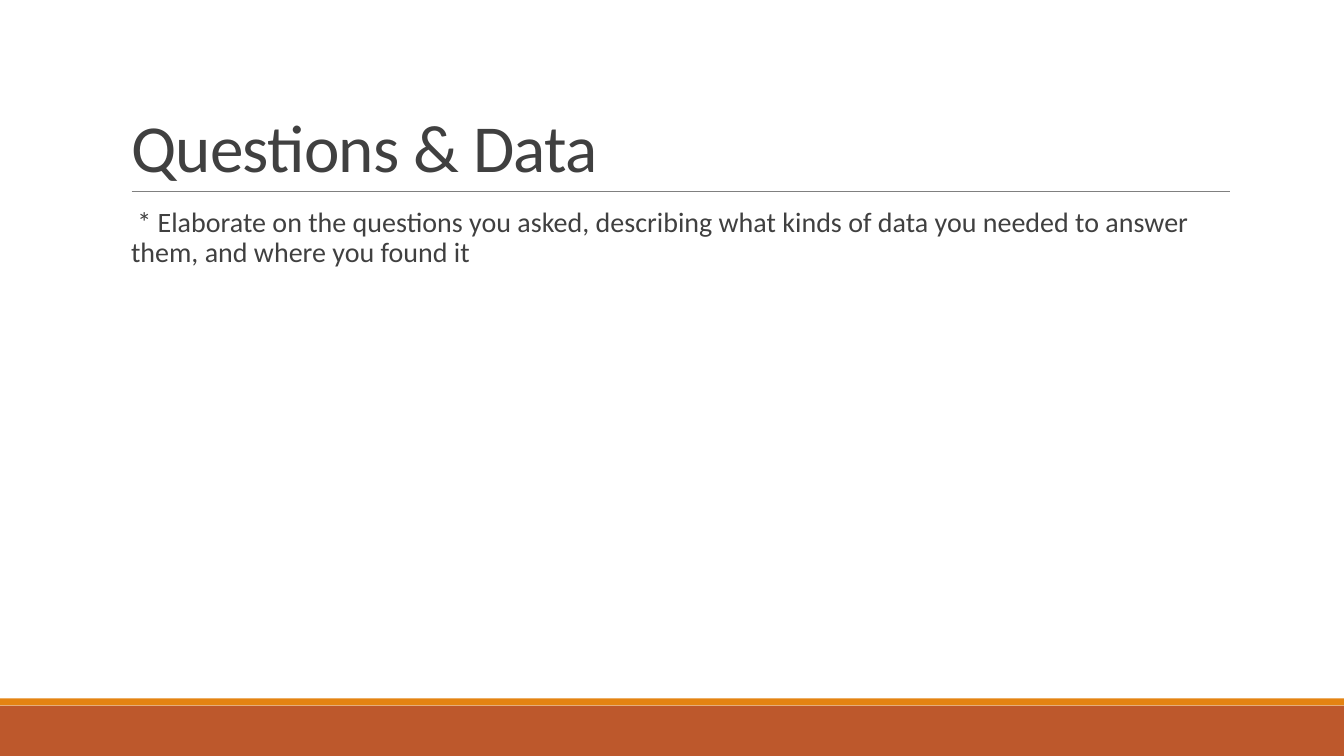
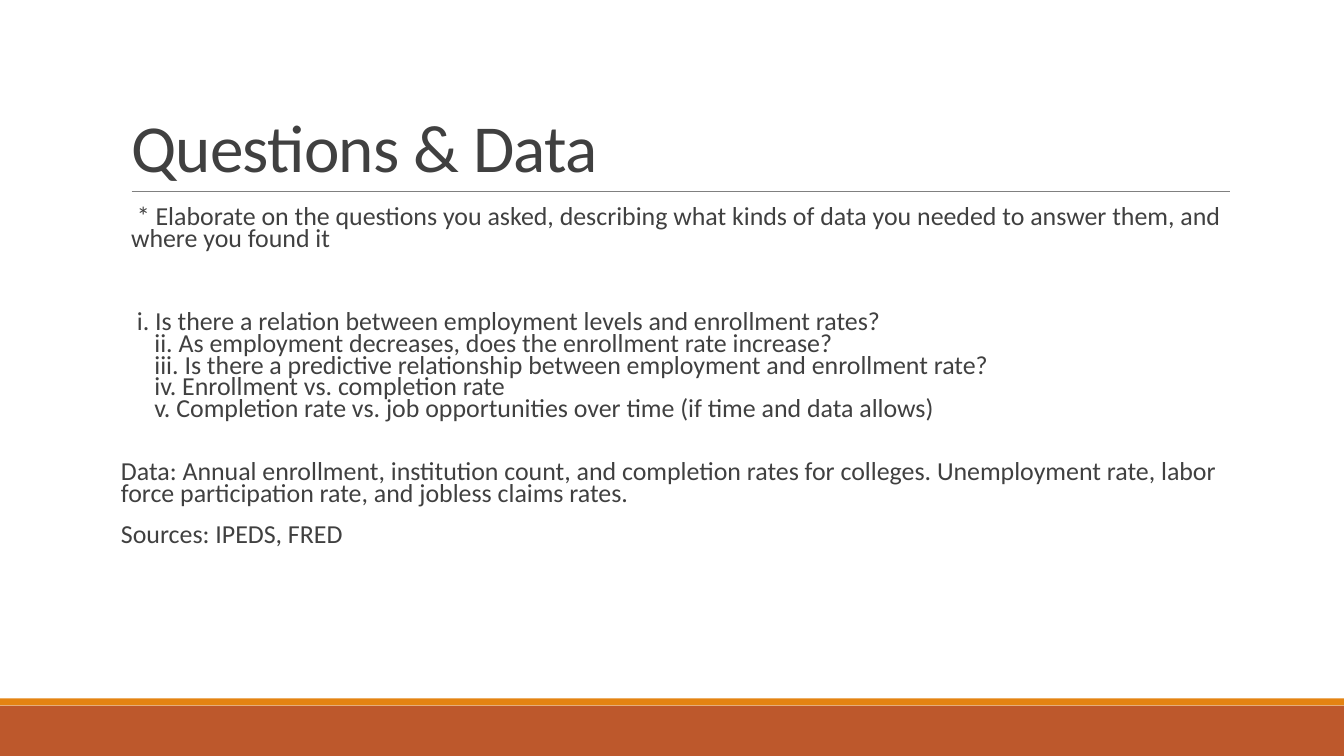
Before and after one commit to grahamb001/Project1, a slide deck: slide 3 of Project 1 Presentation Template.pptx. Drawn at 1344x756 pixels with LibreOffice and Linux fonts; fonts in the diff are those of the drawing. Boxes give left, top, right and bottom in pixels: in the first picture for what was removed or moved away, otherwise in the second. Text is boxed around its words. In the diff, an @@ line names an element or a change of style, - is before the commit and + after.

```diff
--- a/Project 1 Presentation Template.pptx
+++ b/Project 1 Presentation Template.pptx
@@ text at (131,207,1220,251): size 20 to 18.5 pt in "* Elaborate on the questions you asked, ..."; line spacing 0.9 to 0.7 @@
@@ text at (121,312,1216,546): paragraphs added @@
+  i. Is there a relation between employment levels and enrollment rates?
+  ii. As employment decreases, does the enrollment rate increase?
+  iii. Is there a predictive relationship between employment and enrollment rate?
+  iv. Enrollment vs. completion rate
+  v. Completion rate vs. job opportunities over time (if time and data allows)
+Data: Annual enrollment, institution count, and completion rates for colleges. Unemployment rate, labor force participation rate, and jobless claims rates.
+Sources: IPEDS, FRED
```
Also in this commit, not shown: 2 other slides changed, 1 other file.
